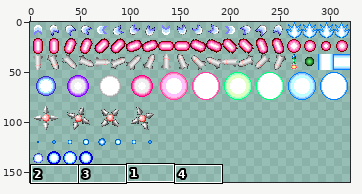
One commit to this sprite sheet: bin/jp/tnw/a18/Image/tama.png. The picture above shows the old version from afar; the outline marks the close-up.
Close-up. As it was:
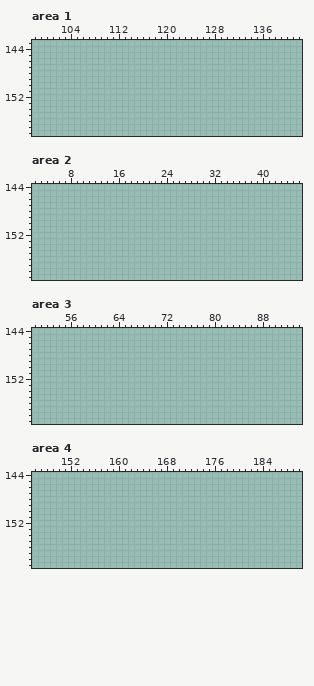
The file is 320x160 pixels. Colours within 5 levels of each other are drawn and written as one. Shown: area 1: x 98..142, y 143..158; area 2: x 2..46, y 144..159; area 3: x 50..94, y 144..159; area 4: x 146..190, y 144..159.
And afterwards:
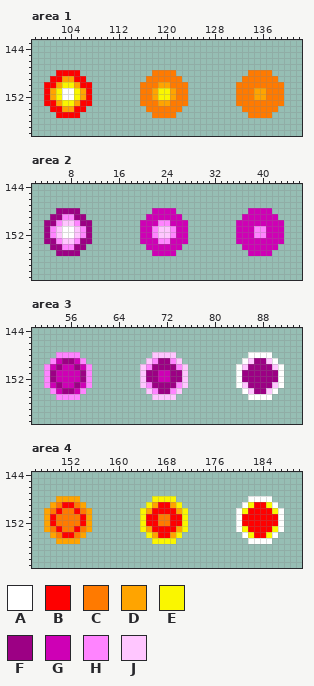
Palette (. is transparent): A #ffffff  B #fe0000  C #ff7a00  D #ffa400  E #faf600  F #9c0084  G #ce00b5  H #ff84ff  J #ffc6ff
From old to new:
Changed rows in their new state; - is an unchanged pixel.
Area 1:
first column x 100:
148 --BBBB------------CCCC------------CCCC--
149 -BBDDBB----------CCCCCC----------CCCCCC-
150 BBDEEDBB--------CCCDDCCC--------CCCCCCCC
151 BDEAAEDB--------CCDEEDCC--------CCCDDCCC
152 BDEAAEDB--------CCDEEDCC--------CCCDDCCC
153 BBDEEDBB--------CCCDDCCC--------CCCCCCCC
154 -BBDDBB----------CCCCCC----------CCCCCC-
155 --BBBB------------CCCC------------CCCC--
Area 2:
first column x 4:
148 --FFFF------------GGGG------------GGGG--
149 -FFHHFF----------GGGGGG----------GGGGGG-
150 FFHJJHFF--------GGGHHGGG--------GGGGGGGG
151 FHJAAJHF--------GGHJJHGG--------GGGHHGGG
152 FHJAAJHF--------GGHJJHGG--------GGGHHGGG
153 FFHJJHFF--------GGGHHGGG--------GGGGGGGG
154 -FFHHFF----------GGGGGG----------GGGGGG-
155 --FFFF------------GGGG------------GGGG--
Area 3:
first column x 52:
148 --HHHH------------JJJJ------------AAAA--
149 -HGFFGH----------JHFFHJ----------AJFFJA-
150 HGFGGFGH--------JHFFFFHJ--------AJFFFFJA
151 HFGGGGFH--------JFFGGFFJ--------AFFFFFFA
152 HFGGGGFH--------JFFGGFFJ--------AFFFFFFA
153 HGFGGFGH--------JHFFFFHJ--------AJFFFFJA
154 -HGFFGH----------JHFFHJ----------AJFFJA-
155 --HHHH------------JJJJ------------AAAA--
Area 4:
first column x 148:
148 --DDDD------------EEEE------------AAAA--
149 -DCBBCD----------EDBBDE----------AEBBEA-
150 DCBCCBCD--------EDBBBBDE--------AEBBBBEA
151 DBCCCCBD--------EBBCCBBE--------ABBBBBBA
152 DBCCCCBD--------EBBCCBBE--------ABBBBBBA
153 DCBCCBCD--------EDBBBBDE--------AEBBBBEA
154 -DCBBCD----------EDBBDE----------AEBBEA-
155 --DDDD------------EEEE------------AAAA--
